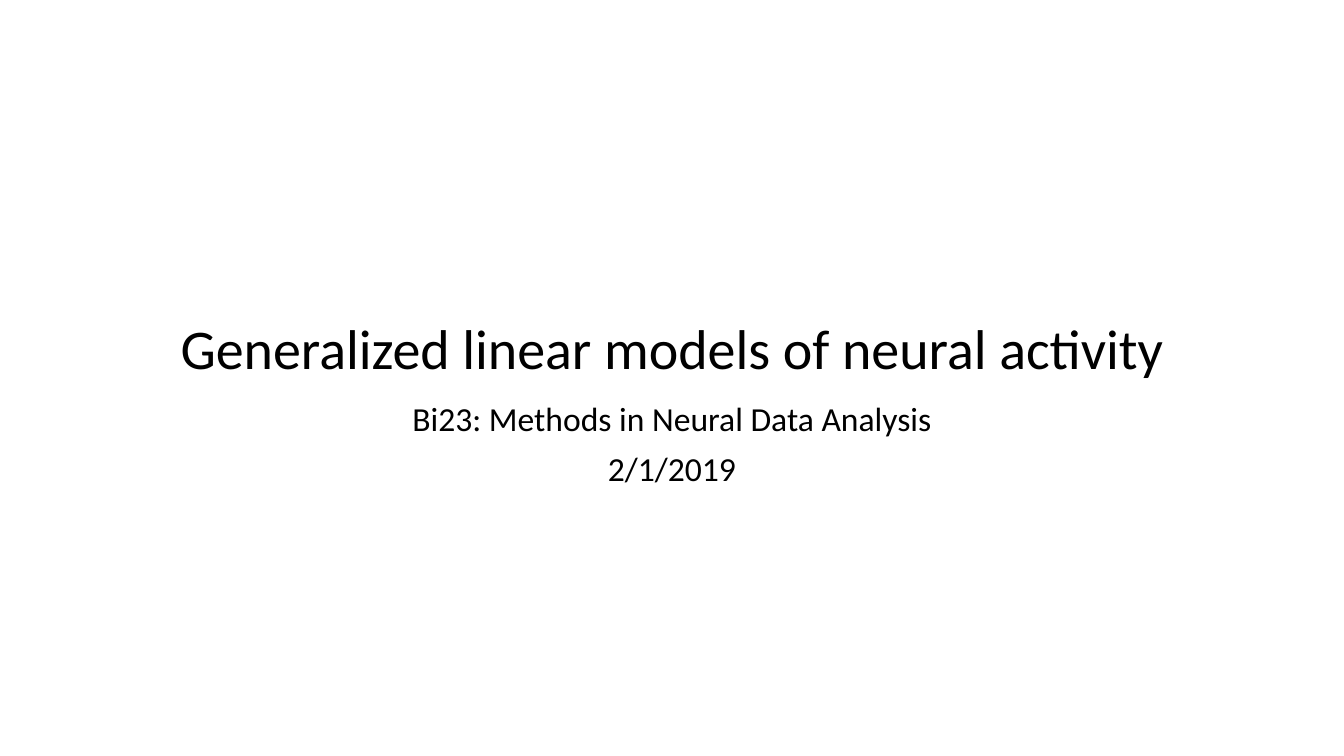
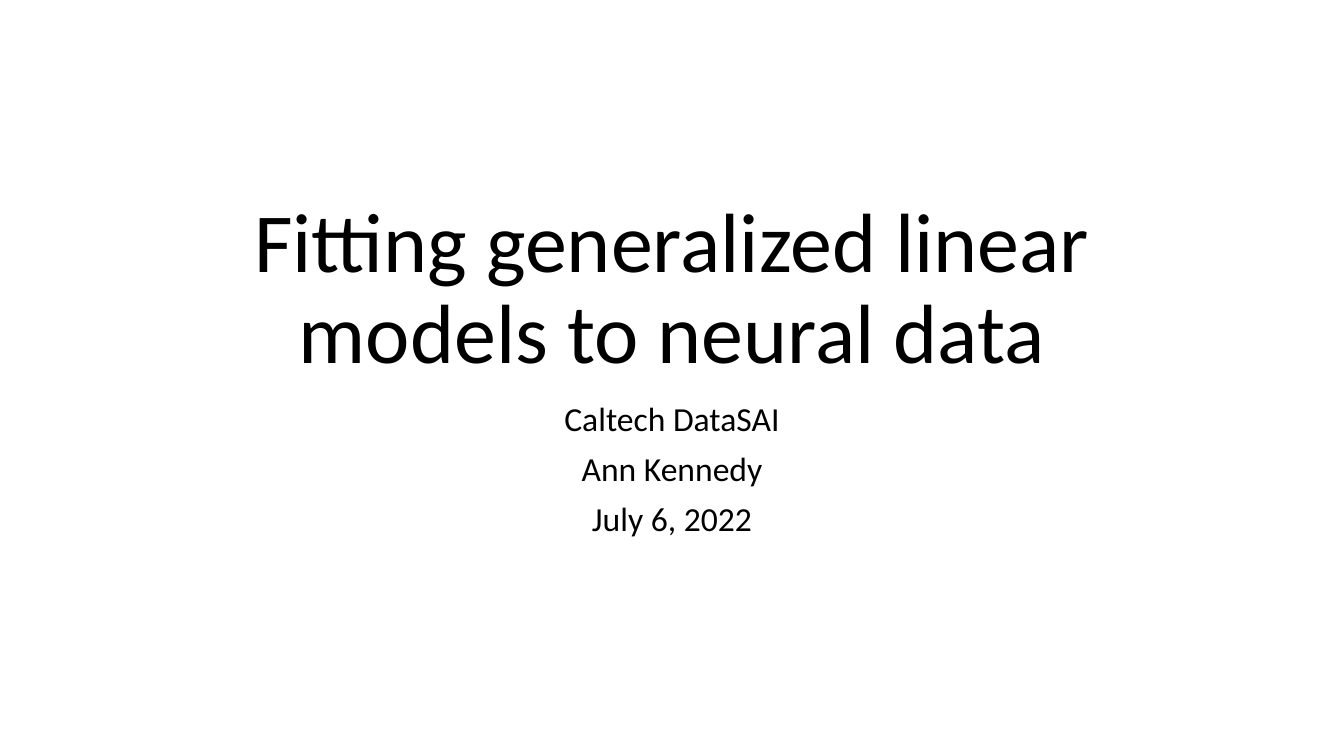
Before and after one commit to SaberaTalukder/Chen_Institute_DataSAI_for_Neuroscience, a slide deck: slide 1 of 07_06_22_day2_dynamical_time_series/slides/day2_practical.pptx. Drawn at 1344x756 pixels with LibreOffice and Linux fonts; fonts in the diff are those of the drawing. Boxes give left, top, right and bottom in pixels: in the first picture for what was removed or moved away, otherwise in the second. Text is boxed around its words. In the diff, an @@ line names an element or a change of style, - is before the commit and + after.

```diff
--- a/07_06_22_day2_dynamical_time_series/slides/day2_practical.pptx
+++ b/07_06_22_day2_dynamical_time_series/slides/day2_practical.pptx
@@ title at [254,213,1089,364]: text changed; size 40 to 60 pt @@
-Generalized linear models of neural activity
+Fitting generalized linear models to neural data
@@ subtitle at [564,407,779,537]: text changed @@
-Bi23: Methods in Neural Data Analysis
-2/1/2019
+Caltech DataSAI
+Ann Kennedy
+July 6, 2022
```
Also in this commit, not shown: 1 other slide changed, 2 slides removed, 1 other file.
